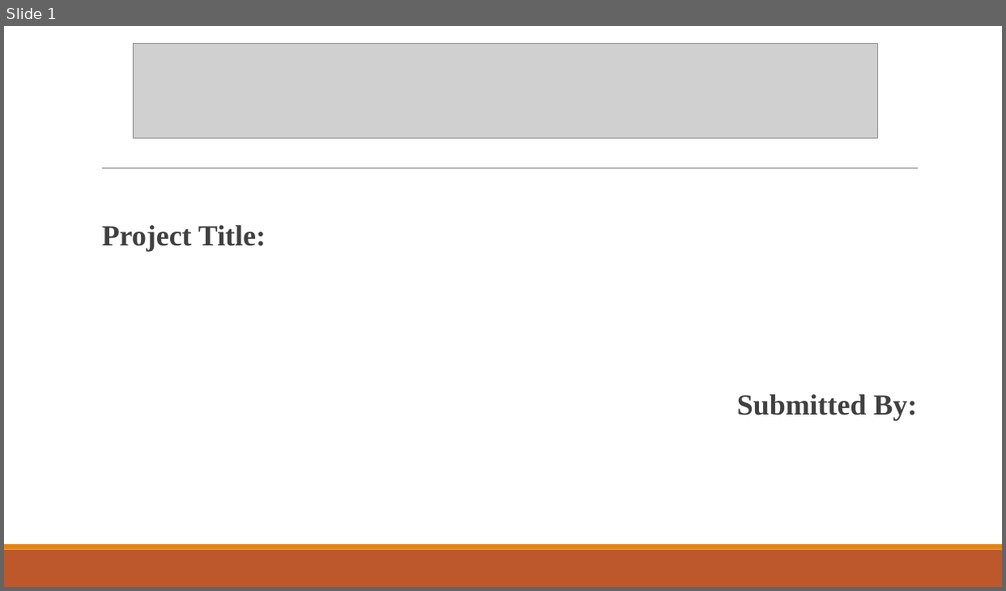
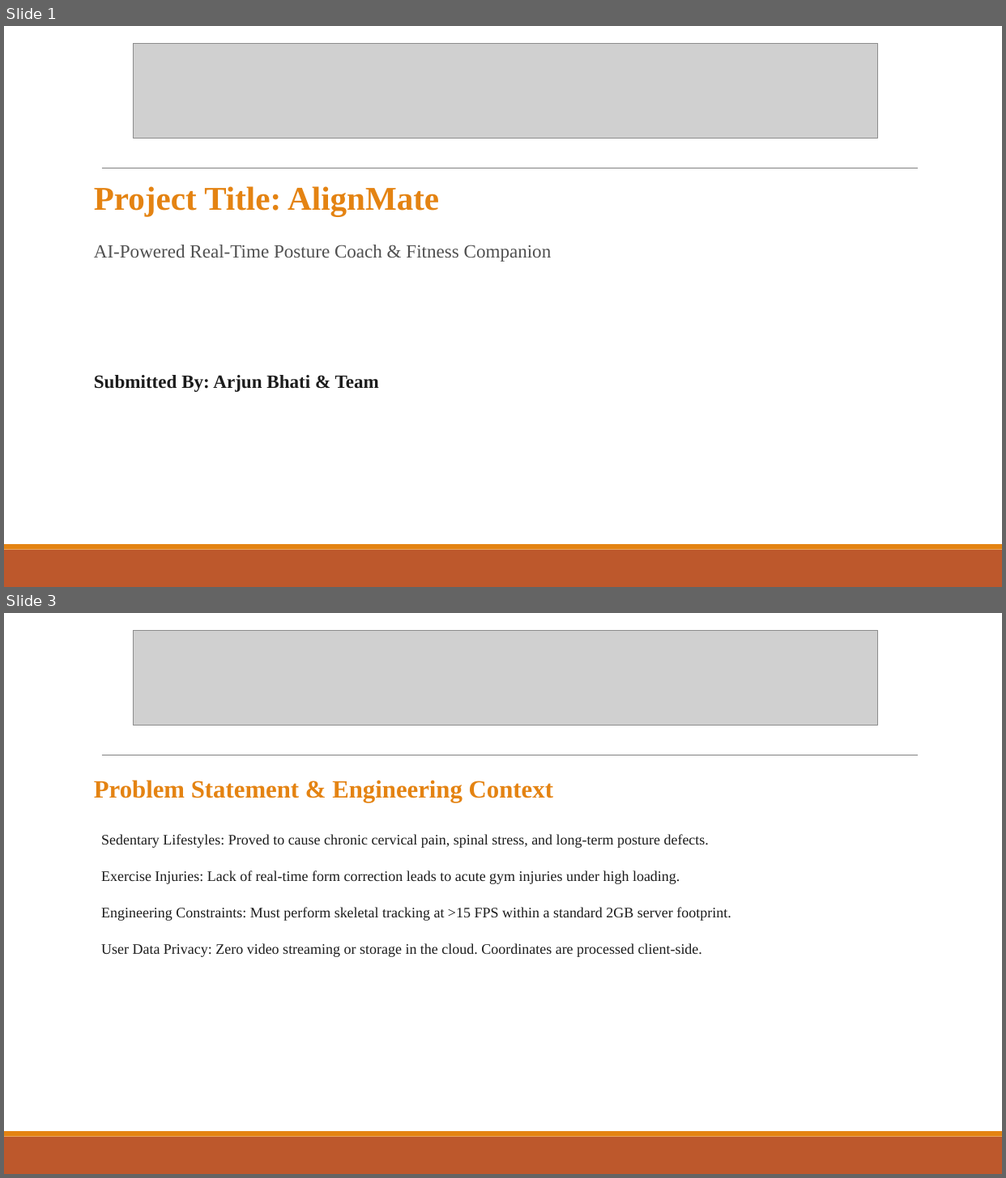
Before and after one commit to cartibhati/AlignMate-Fullstack, a slide deck: Presentation_PPt.pptx. Shown one above the other, each under a label of ours: slide 1 before the commit, slides 1 and 3 after it; the slides between them are not shown. The pictures are 1006x591 and 1006x1178 pixels, drawn with LibreOffice and Linux fonts; fonts in the diff are those of the drawing; grey boxes stand for pictures. Boxes give left, top, right and bottom in pixels: in the first picture for what was removed or moved away, otherwise in the second. Text is boxed around its words. In the diff, an @@ line names an element or a change of style, - is before the commit and + after.

```diff
--- a/Presentation_PPt.pptx
+++ b/Presentation_PPt.pptx
@@ slide 3 added at bbox=[4, 613, 1002, 1174], background #FFFFFF; not listed: 3 template elements that a slide beside it also shows @@
@@ picture added at bbox=[134, 630, 878, 726] @@
@@ text added at bbox=[94, 780, 731, 957], 14 pt, text #1C1C1C @@
+Problem Statement & Engineering Context
+  Sedentary Lifestyles: Proved to cause chronic cervical pain, spinal stress, and long-term posture defects.
+  Exercise Injuries: Lack of real-time form correction leads to acute gym injuries under high loading.
+  Engineering Constraints: Must perform skeletal tracking at >15 FPS within a standard 2GB server footprint.
+  User Data Privacy: Zero video streaming or storage in the cloud. Coordinates are processed client-side.
@@ slide 1 changed as well @@
@@ text at bbox=[94, 186, 552, 392]: text changed; size 28 to 18 pt; text colour #404040 to #505050 @@
-  Project Title:
-  Submitted By:
+Project Title: AlignMate
+AI-Powered Real-Time Posture Coach & Fitness Companion
+Submitted By: Arjun Bhati & Team
```
Also in this commit, not shown: 1 other slide changed, 7 other slides added, 3 slides removed, 1 other file.
